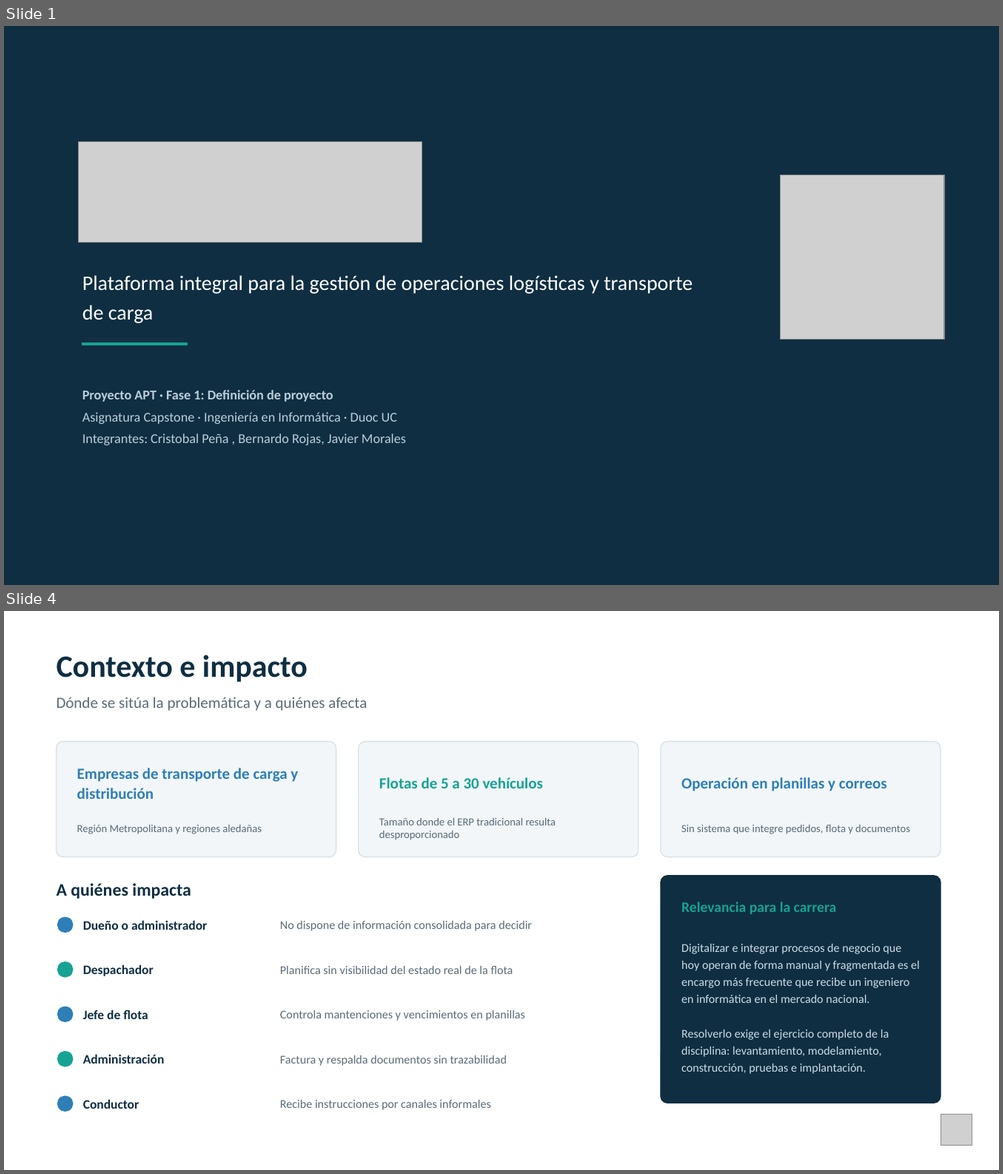
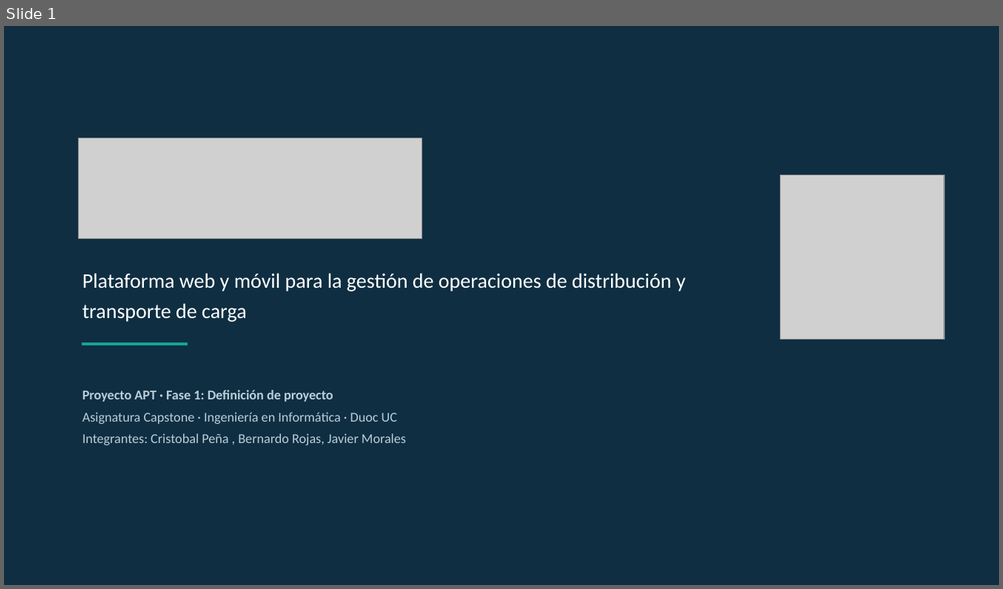
Before and after one commit to jmoralesduoc/Vialnex, a slide deck: Fase 1/Evidencia Grupales/vialNex_Presentacion_Proyecto_APT.pptx. Shown one above the other, each under a label of ours: slides 1 and 4 before the commit, slide 1 after it; the slides between them are not shown. The pictures are 1003x1174 and 1003x589 pixels, drawn with LibreOffice and Linux fonts; fonts in the diff are those of the drawing; grey boxes stand for pictures. Boxes give left, top, right and bottom in pixels: in the first picture for what was removed or moved away, otherwise in the second. Text is boxed around its words. In the diff, an @@ line names an element or a change of style, - is before the commit and + after.

Commit message:
Actualización de documentos

```diff
--- a/Fase 1/Evidencia Grupales/vialNex_Presentacion_Proyecto_APT.pptx
+++ b/Fase 1/Evidencia Grupales/vialNex_Presentacion_Proyecto_APT.pptx
@@ slide 4 removed at (4, 611, 999, 1170), background #FFFFFF @@
@@ text removed at (57, 655, 307, 682) @@
-Contexto e impacto
@@ text removed at (57, 697, 367, 711) @@
-Dónde se sitúa la problemática y a quiénes afecta
@@ rounded rectangle removed at (57, 741, 336, 857) @@
@@ rounded rectangle removed at (358, 741, 638, 857) @@
@@ rounded rectangle removed at (660, 741, 940, 857) @@
@@ text removed at (77, 768, 298, 799) @@
-Empresas de transporte de carga y distribución
@@ text removed at (379, 777, 543, 789) @@
-Flotas de 5 a 30 vehículos
@@ text removed at (681, 777, 887, 792) @@
-Operación en planillas y correos
@@ text removed at (77, 825, 262, 834) @@
-Región Metropolitana y regiones aledañas
@@ text removed at (379, 818, 556, 840) @@
-Tamaño donde el ERP tradicional resulta desproporcionado
@@ text removed at (681, 825, 910, 834) @@
-Sin sistema que integre pedidos, flota y documentos
@@ rounded rectangle removed at (660, 876, 940, 1103) @@
@@ text removed at (57, 883, 191, 899) @@
-A quiénes impacta
@@ ellipse removed at (58, 917, 73, 933) @@
@@ text removed at (83, 920, 207, 930) @@
-Dueño o administrador
@@ text removed at (280, 921, 532, 931) @@
-No dispone de información consolidada para decidir
@@ text removed at (681, 902, 836, 914) @@
-Relevancia para la carrera
@@ ellipse removed at (58, 963, 73, 977) @@
@@ text removed at (83, 965, 153, 977) @@
-Despachador
@@ text removed at (681, 944, 919, 1074) @@
-Digitalizar e integrar procesos de negocio que hoy operan de forma manual y fragmentada es el encargo más frecuente que recibe un ingeniero en informática en el mercado nacional.
-Resolverlo exige el ejercicio completo de la disciplina: levantamiento, modelamiento, construcción, pruebas e implantación.
@@ text removed at (280, 966, 513, 974) @@
-Planifica sin visibilidad del estado real de la flota
@@ ellipse removed at (58, 1007, 73, 1022) @@
@@ text removed at (83, 1010, 148, 1019) @@
-Jefe de flota
@@ text removed at (280, 1011, 525, 1021) @@
-Controla mantenciones y vencimientos en planillas
@@ ellipse removed at (58, 1052, 73, 1067) @@
@@ text removed at (83, 1054, 165, 1064) @@
-Administración
@@ text removed at (280, 1056, 506, 1066) @@
-Factura y respalda documentos sin trazabilidad
@@ ellipse removed at (58, 1096, 73, 1112) @@
@@ text removed at (83, 1099, 139, 1109) @@
-Conductor
@@ text removed at (280, 1100, 490, 1111) @@
-Recibe instrucciones por canales informales
@@ picture removed at (940, 1115, 972, 1146) @@
@@ slide 1 changed as well @@
@@ picture: place and size @@
-picture at (79, 141, 422, 242)
+picture at (79, 138, 422, 238)
@@ text at (82, 273, 686, 322): text changed @@
-Plataforma integral para la gestión de operaciones logísticas y transporte de carga
+Plataforma web y móvil para la gestión de operaciones de distribución y transporte de carga
```
Also in this commit, not shown: 9 other slides changed, 10 slides added, 9 other slides removed, 1 other file.
